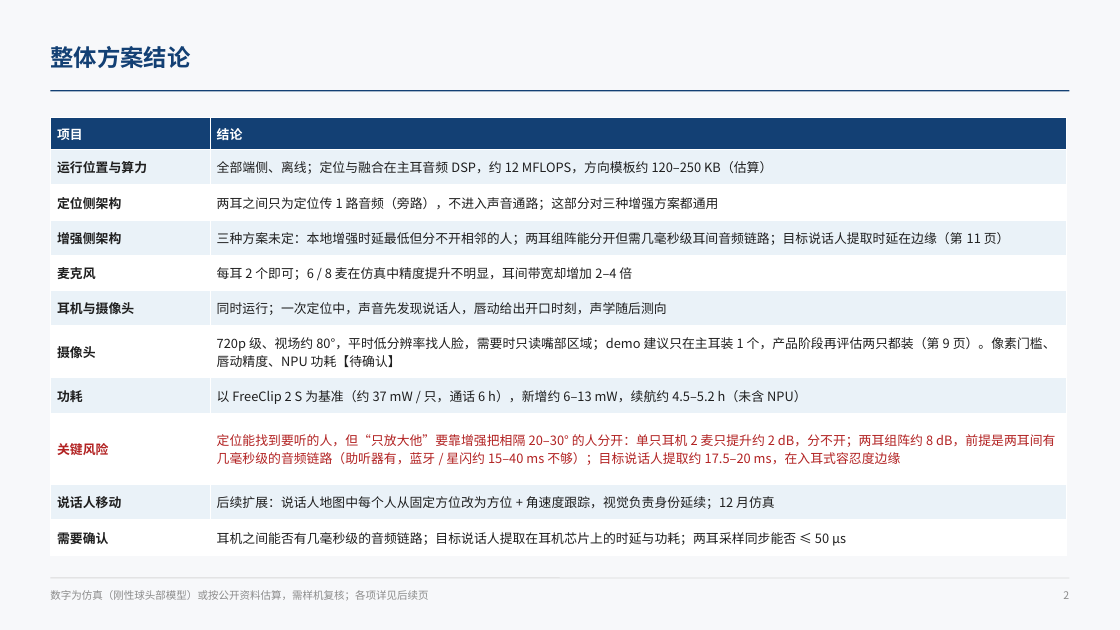
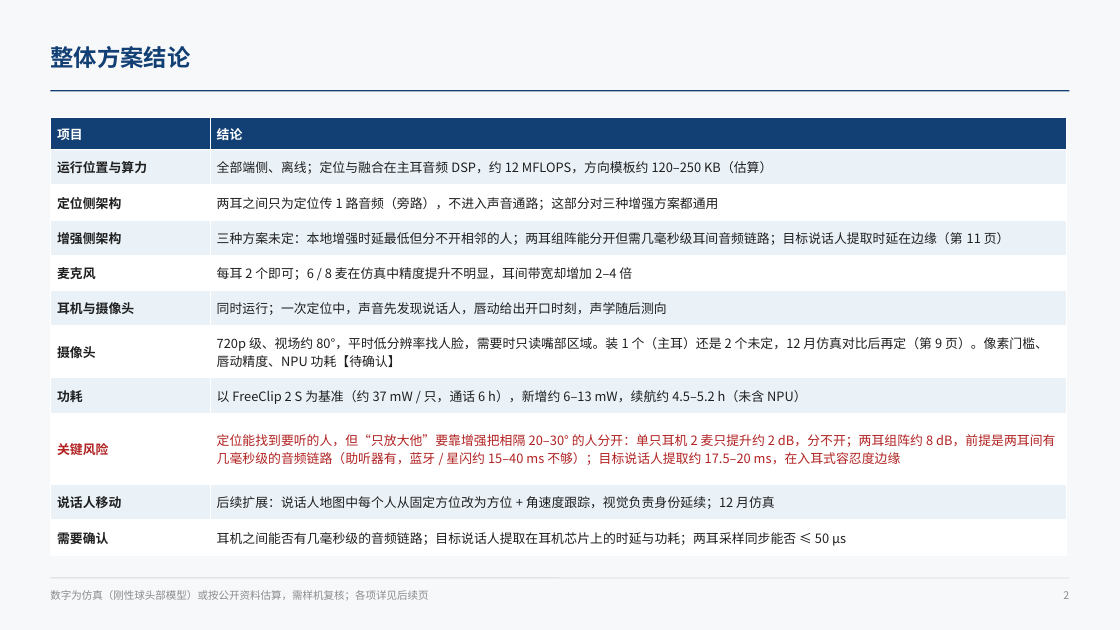
Before and after one commit to ZeroFoxxi/ssl-scene1, a slide deck: slide 2 of 02_耳机声源定位/耳机摄像头听觉辅助_整体设计方案.pptx. Drawn at 1120x630 pixels with LibreOffice and Linux fonts; fonts in the diff are those of the drawing. Boxes give left, top, right and bottom in pixels: in the first picture for what was removed or moved away, otherwise in the second. Text is boxed around its words. In the diff, an @@ line names an element or a change of style, - is before the commit and + after.

```diff
--- a/02_耳机声源定位/耳机摄像头听觉辅助_整体设计方案.pptx
+++ b/02_耳机声源定位/耳机摄像头听觉辅助_整体设计方案.pptx
@@ table at [50,118,1067,550] @@
-row 7, column 2: 720p 级、视场约 80°，平时低分辨率找人脸，需要时只读嘴部区域；demo 建议只在主耳装 1 个，产品阶段再评估两只都装（第 9 页）。像素门槛、唇动精度、NPU 功耗【待确认】
+row 7, column 2: 720p 级、视场约 80°，平时低分辨率找人脸，需要时只读嘴部区域。装 1 个（主耳）还是 2 个未定，12 月仿真对比后再定（第 9 页）。像素门槛、唇动精度、NPU 功耗【待确认】
```
Also in this commit, not shown: 2 other slides changed, 4 other files.
